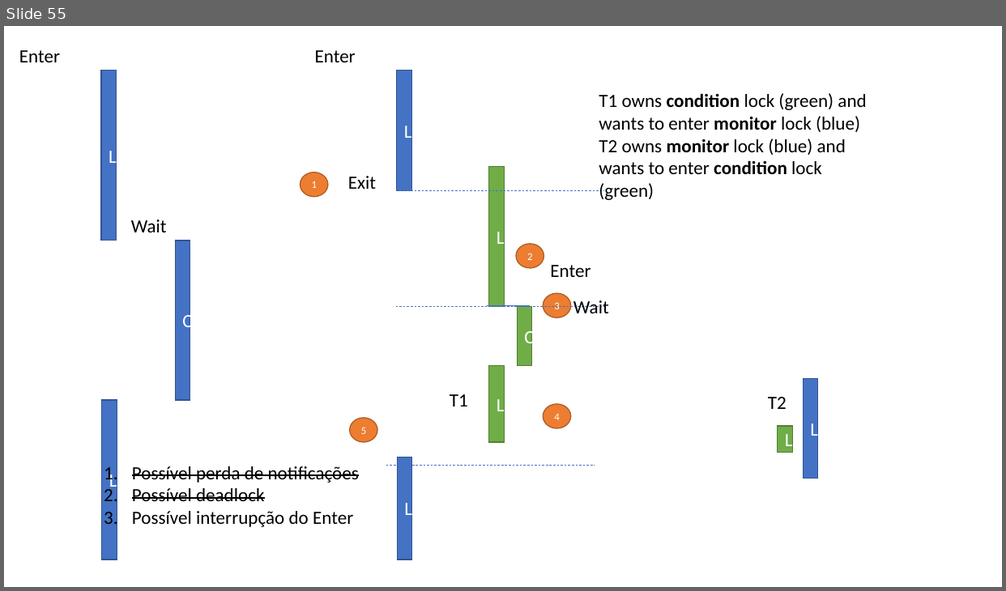
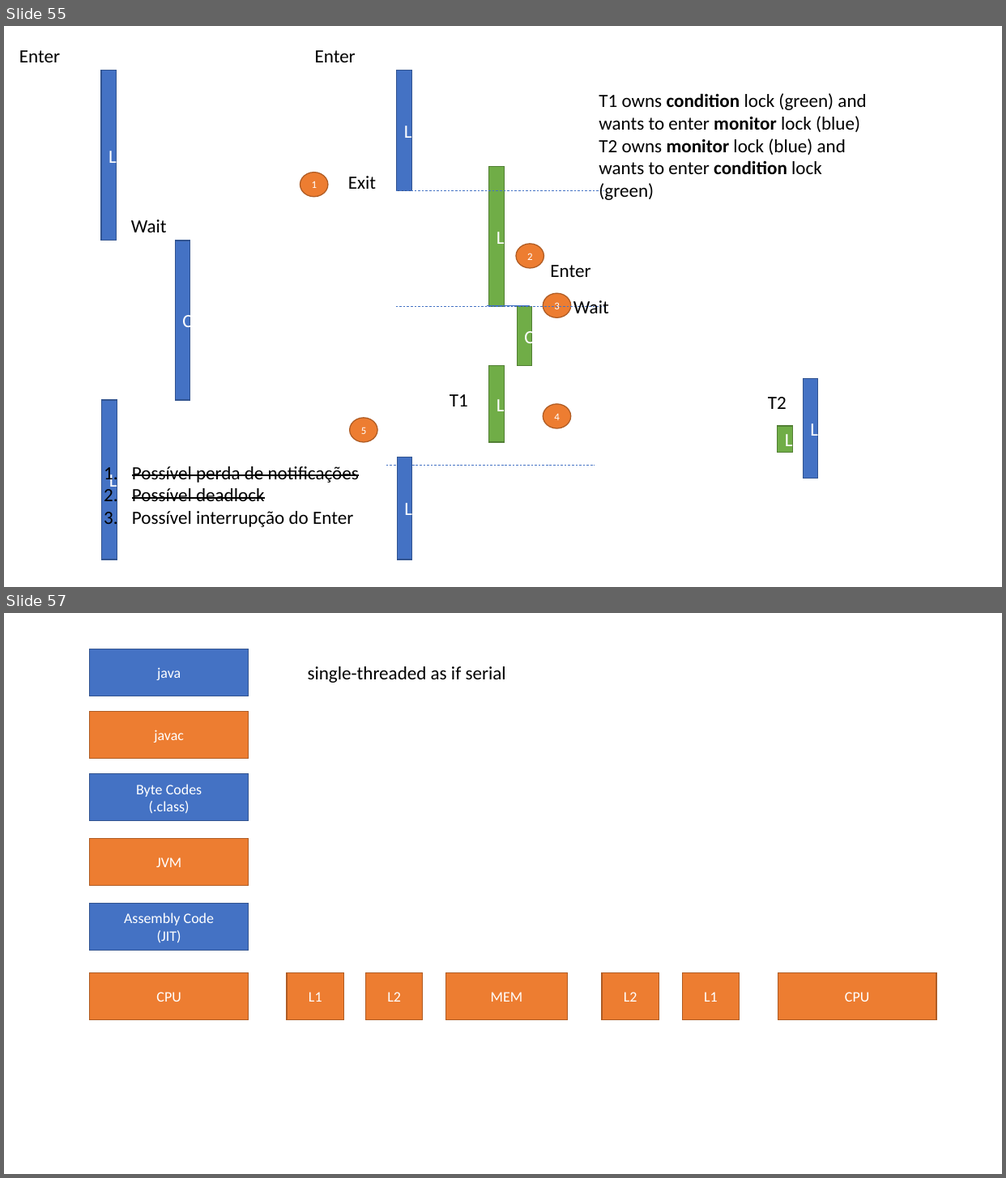
Before and after one commit to isel-leic-pc/s2021v-li51n, a slide deck: docs/threads.pptx. Shown one above the other, each under a label of ours: slide 55 before the commit, slides 55 and 57 after it; the slides between them are not shown. The pictures are 1006x591 and 1006x1178 pixels, drawn with LibreOffice and Linux fonts; fonts in the diff are those of the drawing. Boxes give left, top, right and bottom in pixels: in the first picture for what was removed or moved away, otherwise in the second. Text is boxed around its words. In the diff, an @@ line names an element or a change of style, - is before the commit and + after.

```diff
--- a/docs/threads.pptx
+++ b/docs/threads.pptx
@@ slide 57 added at [4, 613, 1002, 1174], background #FFFFFF @@
@@ rectangle added at [89, 649, 248, 696], fill #4472C4, outline #325491 1 pt, 14 pt, text #FFFFFF @@
+java
@@ text added at [308, 666, 506, 683], 18 pt, text #000000 @@
+single-threaded as if serial
@@ rectangle added at [89, 712, 248, 759], fill #ED7D31, outline #AF5C24 1 pt, 14 pt, text #FFFFFF @@
+javac
@@ rectangle added at [89, 774, 248, 821], fill #4472C4, outline #325491 1 pt, 14 pt, text #FFFFFF @@
+Byte Codes
+(.class)
@@ rectangle added at [89, 838, 248, 885], fill #ED7D31, outline #AF5C24 1 pt, 14 pt, text #FFFFFF @@
+JVM
@@ rectangle added at [89, 904, 248, 951], fill #4472C4, outline #325491 1 pt, 14 pt, text #FFFFFF @@
+Assembly Code
+(JIT)
@@ rectangle added at [89, 973, 248, 1020], fill #ED7D31, outline #AF5C24 1 pt, 14 pt, text #FFFFFF @@
+CPU
@@ rectangle added at [287, 973, 344, 1020], fill #ED7D31, outline #AF5C24 1 pt, 14 pt, text #FFFFFF @@
+L1
@@ rectangle added at [365, 973, 423, 1020], fill #ED7D31, outline #AF5C24 1 pt, 14 pt, text #FFFFFF @@
+L2
@@ rectangle added at [445, 973, 567, 1020], fill #ED7D31, outline #AF5C24 1 pt, 14 pt, text #FFFFFF @@
+MEM
@@ rectangle added at [602, 973, 659, 1020], fill #ED7D31, outline #AF5C24 1 pt, 14 pt, text #FFFFFF @@
+L2
@@ rectangle added at [682, 973, 739, 1020], fill #ED7D31, outline #AF5C24 1 pt, 14 pt, text #FFFFFF @@
+L1
@@ rectangle added at [778, 973, 937, 1020], fill #ED7D31, outline #AF5C24 1 pt, 14 pt, text #FFFFFF @@
+CPU
```
Also in this commit, not shown: 14 other slides added, 5 other files.
